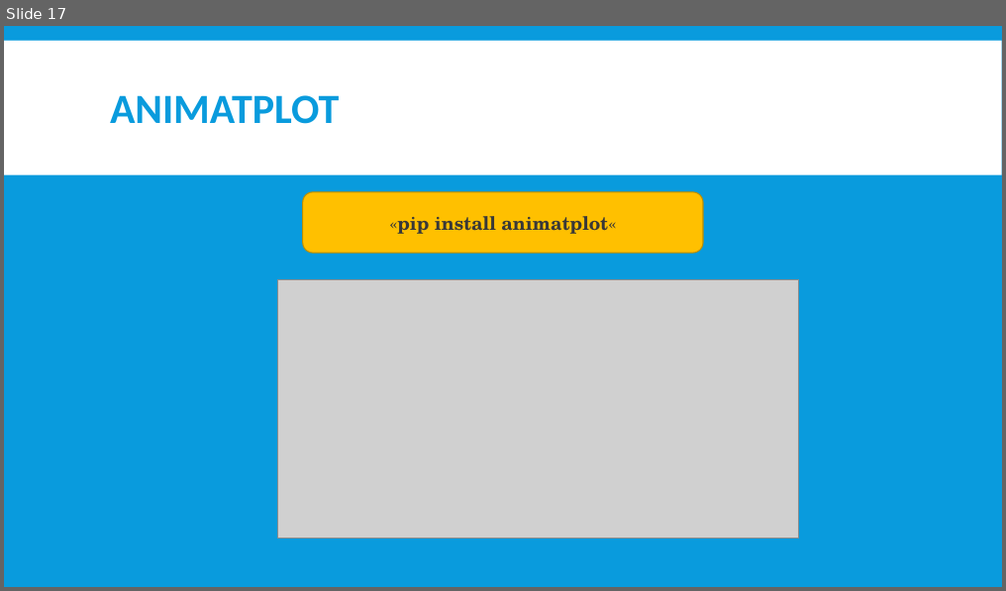
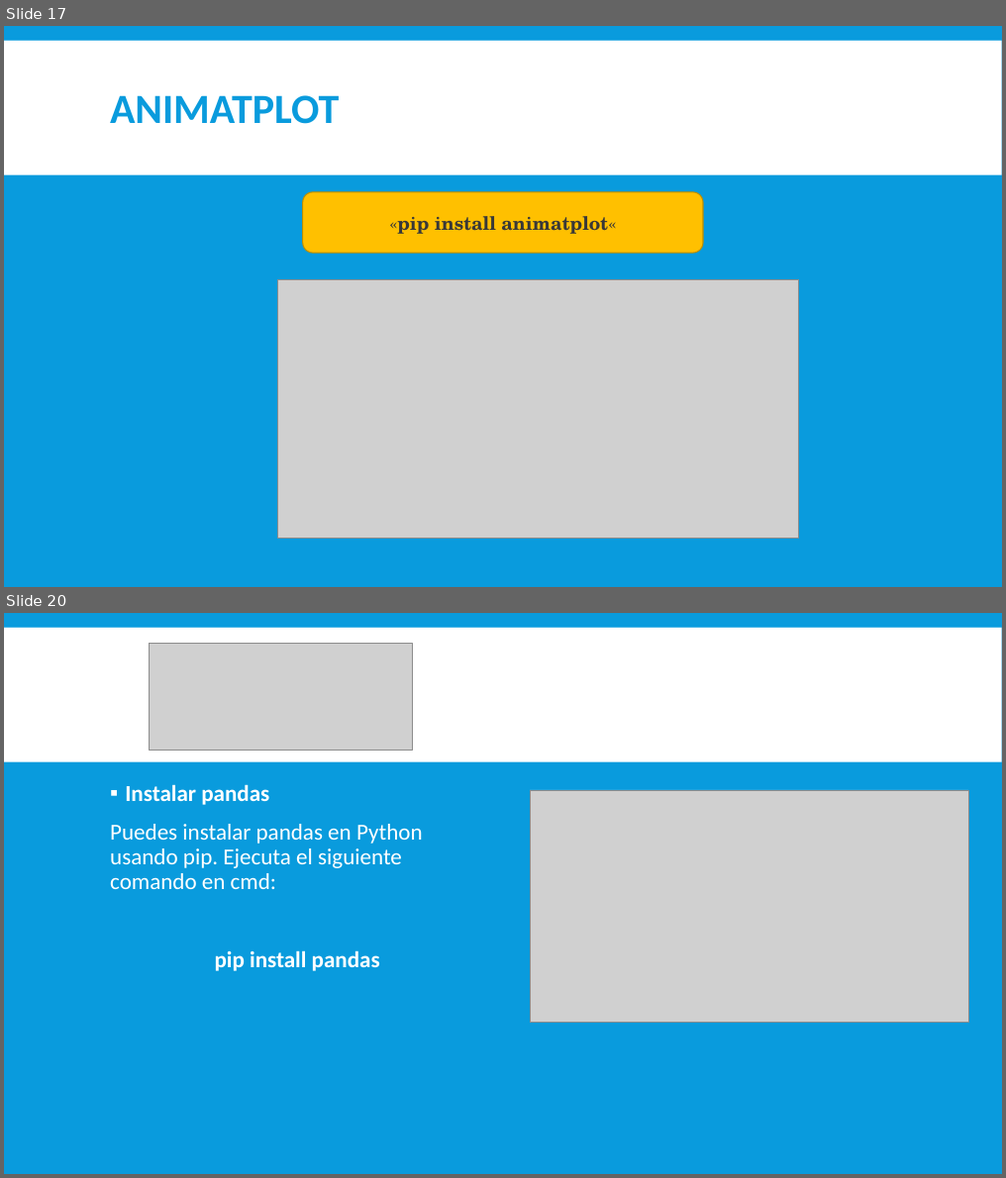
Before and after one commit to LuisOchoa1495/Graficos-Python, a slide deck: MATPLOTLIB_INTRODUCCION.pptx. Shown one above the other, each under a label of ours: slide 17 before the commit, slides 17 and 20 after it; the slides between them are not shown. The pictures are 1006x591 and 1006x1178 pixels, drawn with LibreOffice and Linux fonts; fonts in the diff are those of the drawing; grey boxes stand for pictures. Boxes give left, top, right and bottom in pixels: in the first picture for what was removed or moved away, otherwise in the second. Text is boxed around its words. In the diff, an @@ line names an element or a change of style, - is before the commit and + after.

```diff
--- a/MATPLOTLIB_INTRODUCCION.pptx
+++ b/MATPLOTLIB_INTRODUCCION.pptx
@@ slide 20 added at bbox=[4, 613, 1002, 1174], background #099BDD; not listed: 1 template element that a slide beside it also shows @@
@@ picture added at bbox=[150, 644, 413, 750] @@
@@ text added at bbox=[110, 784, 423, 971], 22 pt, text #FFFFFF @@
+▪ Instalar pandas
+Puedes instalar pandas en Python usando pip. Ejecuta el siguiente comando en cmd:
+pip install pandas
@@ picture added at bbox=[531, 790, 969, 1023] @@
```
Also in this commit, not shown: 3 other slides added, 1 slide removed, 7 other files.
